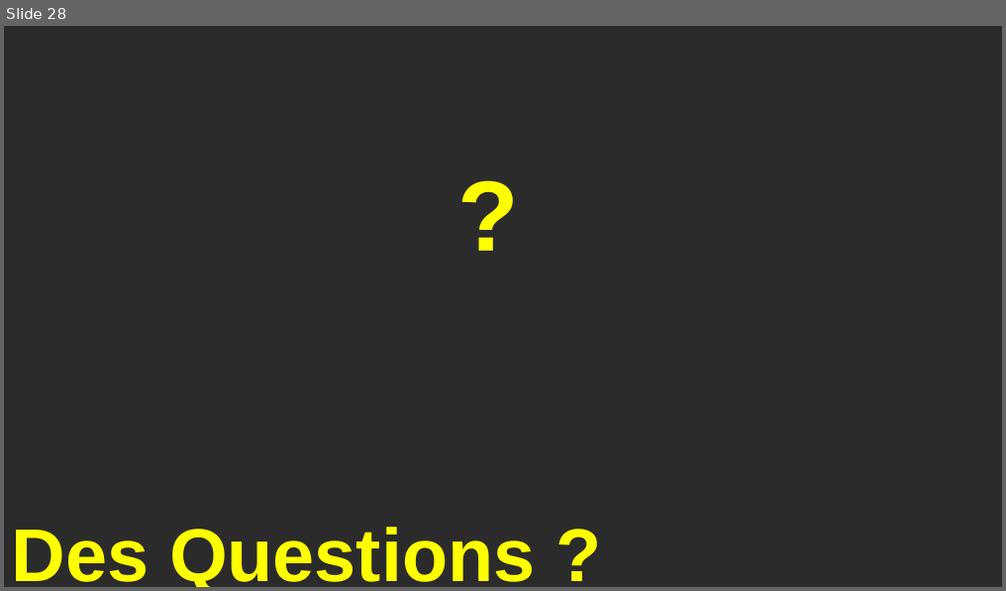
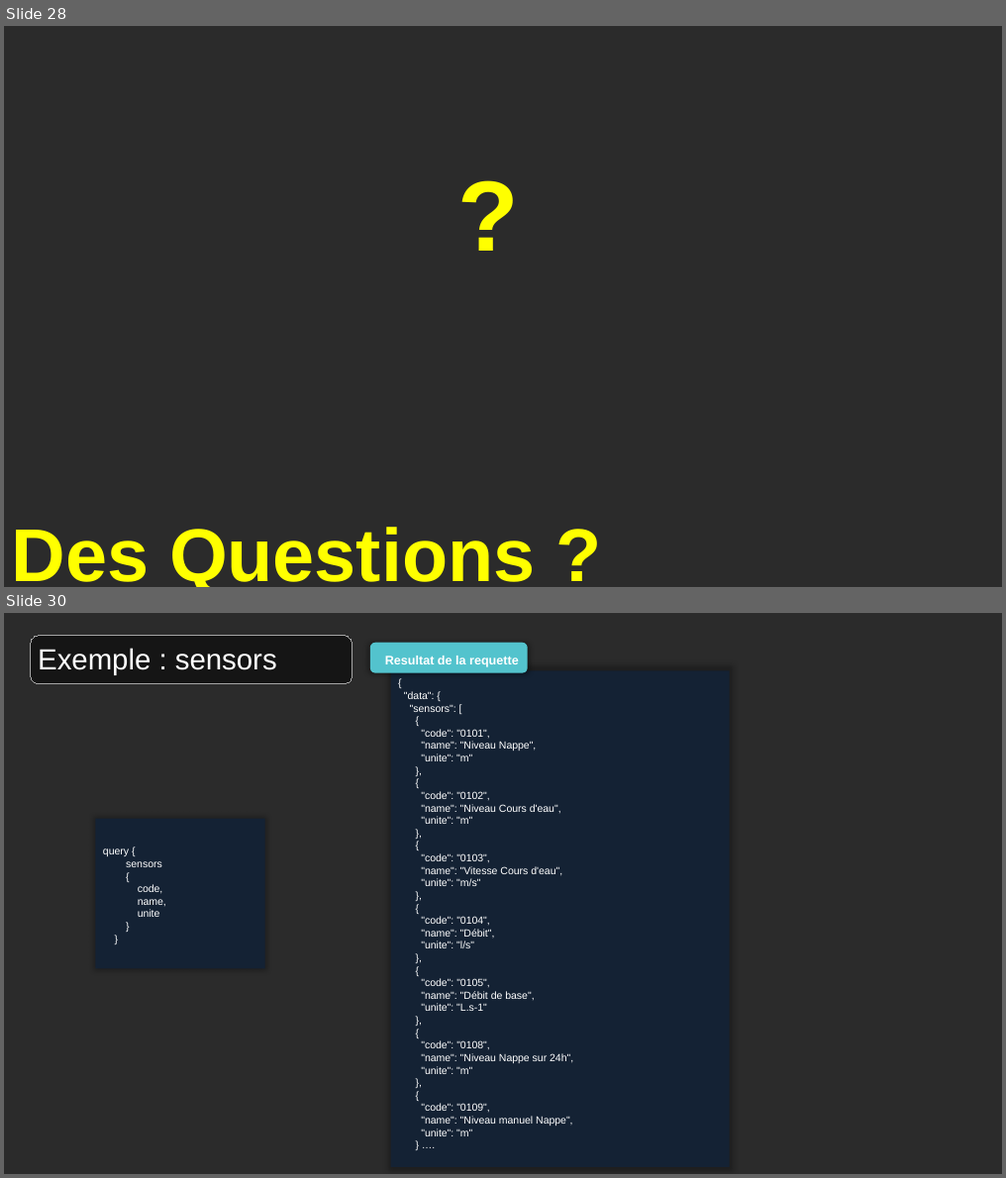
Before and after one commit to Mario-35/api-prestentation, a slide deck: prestentation.pptx. Shown one above the other, each under a label of ours: slide 28 before the commit, slides 28 and 30 after it; the slides between them are not shown. The pictures are 1006x591 and 1006x1178 pixels, drawn with LibreOffice and Linux fonts; fonts in the diff are those of the drawing; background and template pictures are left out; a plain dark background stands for a picture behind light text. Boxes give left, top, right and bottom in pixels: in the first picture for what was removed or moved away, otherwise in the second. Text is boxed around its words. In the diff, an @@ line names an element or a change of style, - is before the commit and + after.

```diff
--- a/prestentation.pptx
+++ b/prestentation.pptx
@@ slide 30 added at bbox=[4, 613, 1002, 1174], background picture (left out) @@
@@ rounded rectangle added at bbox=[30, 636, 352, 684], fill #000000 at 50% opacity, outline #A6A6A6 0.75 pt @@
@@ rounded rectangle added at bbox=[370, 642, 528, 672], fill #53C3CD @@
@@ text added at bbox=[38, 648, 277, 675], 28 pt, text #FFFFFF @@
+Exemple : sensors
@@ text added at bbox=[385, 656, 519, 667], 12 pt, text #FFFFFF, bold @@
+Resultat de la requette
@@ rectangle added at bbox=[391, 670, 730, 1167], fill #0F243E at 70% opacity @@
@@ text added at bbox=[404, 691, 573, 1137], 10 pt, text #FFFFFF @@
+{
+"data": {
+"sensors": [
+{
+"code": "0101",
+"name": "Niveau Nappe",
+"unite": "m"
+},
+{
+"code": "0102",
+"name": "Niveau Cours d'eau",
+"unite": "m"
+},
+{
+"code": "0103",
+"name": "Vitesse Cours d'eau",
+"unite": "m/s"
+},
+{
+"code": "0104",
+"name": "Débit",
+"unite": "l/s"
+},
+{
+"code": "0105",
+"name": "Débit de base",
+"unite": "L.s-1"
+},
+{
+"code": "0108",
+"name": "Niveau Nappe sur 24h",
+"unite": "m"
+},
+{
+"code": "0109",
+"name": "Niveau manuel Nappe",
+"unite": "m"
+} ….
@@ rectangle added at bbox=[95, 819, 264, 969], fill #0F243E at 70% opacity @@
@@ text added at bbox=[103, 849, 166, 917], 10 pt, text #FFFFFF @@
+query {
+sensors
+{
+code,
+name,
+unite
+}
+}
```
Also in this commit, not shown: 11 slides changed, 5 other slides added, 2 slides removed, 19 other files.
